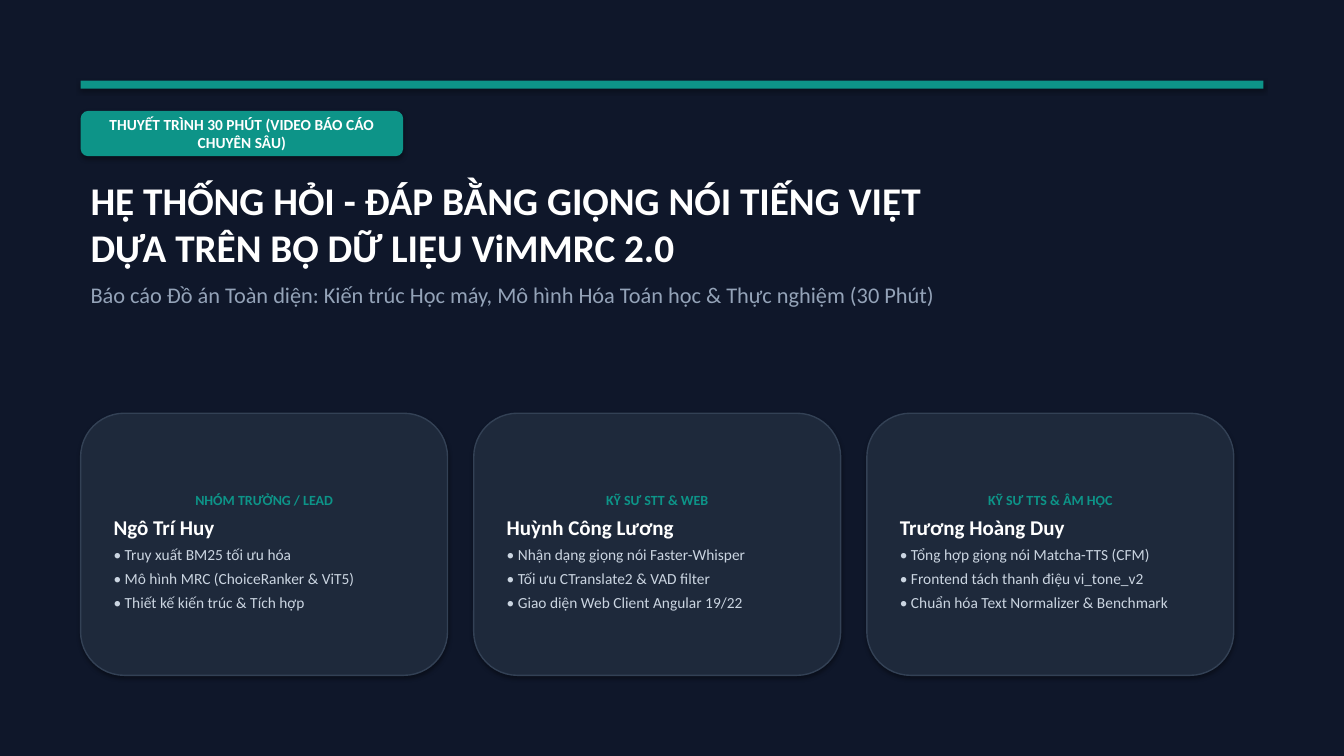
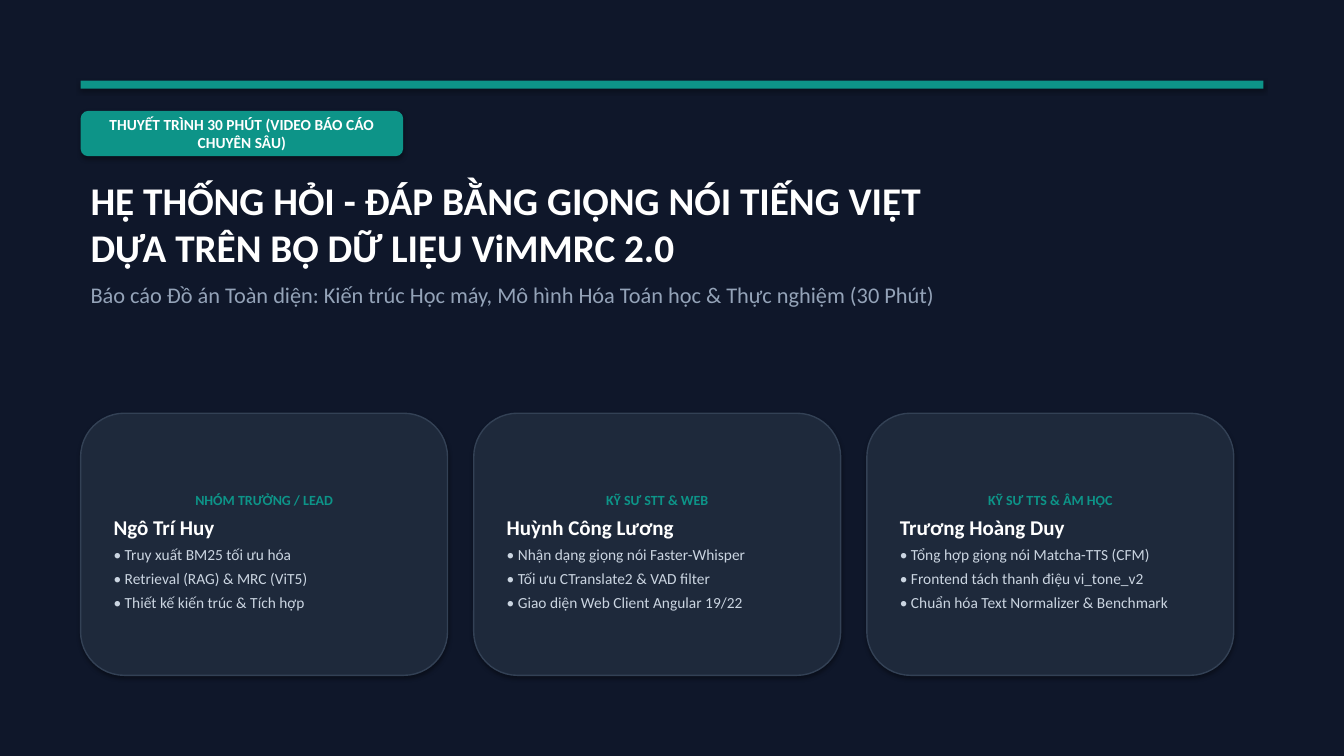
Before and after one commit to ngohuy04022000/vimmrc-qa-voice, a slide deck: slide 1 of docs/ViMMRC_Presentation_30min.pptx. Drawn at 1344x756 pixels with LibreOffice and Linux fonts; fonts in the diff are those of the drawing. Boxes give left, top, right and bottom in pixels: in the first picture for what was removed or moved away, otherwise in the second. Text is boxed around its words. In the diff, an @@ line names an element or a change of style, - is before the commit and + after.

```diff
--- a/docs/ViMMRC_Presentation_30min.pptx
+++ b/docs/ViMMRC_Presentation_30min.pptx
@@ text in rounded rectangle at (125, 573, 307, 586): text changed @@
-• Mô hình MRC (ChoiceRanker & ViT5)
+• Retrieval (RAG) & MRC (ViT5)
```
Also in this commit, not shown: 6 other slides changed, 1 other file.
